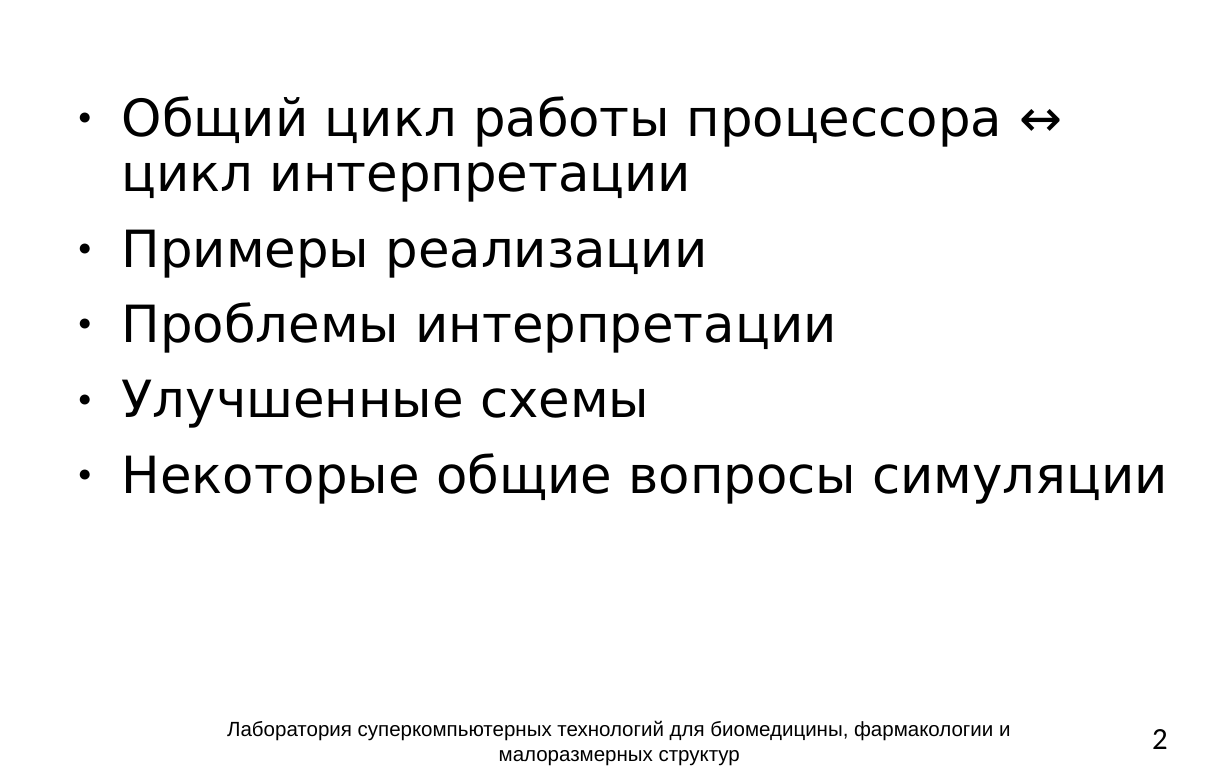
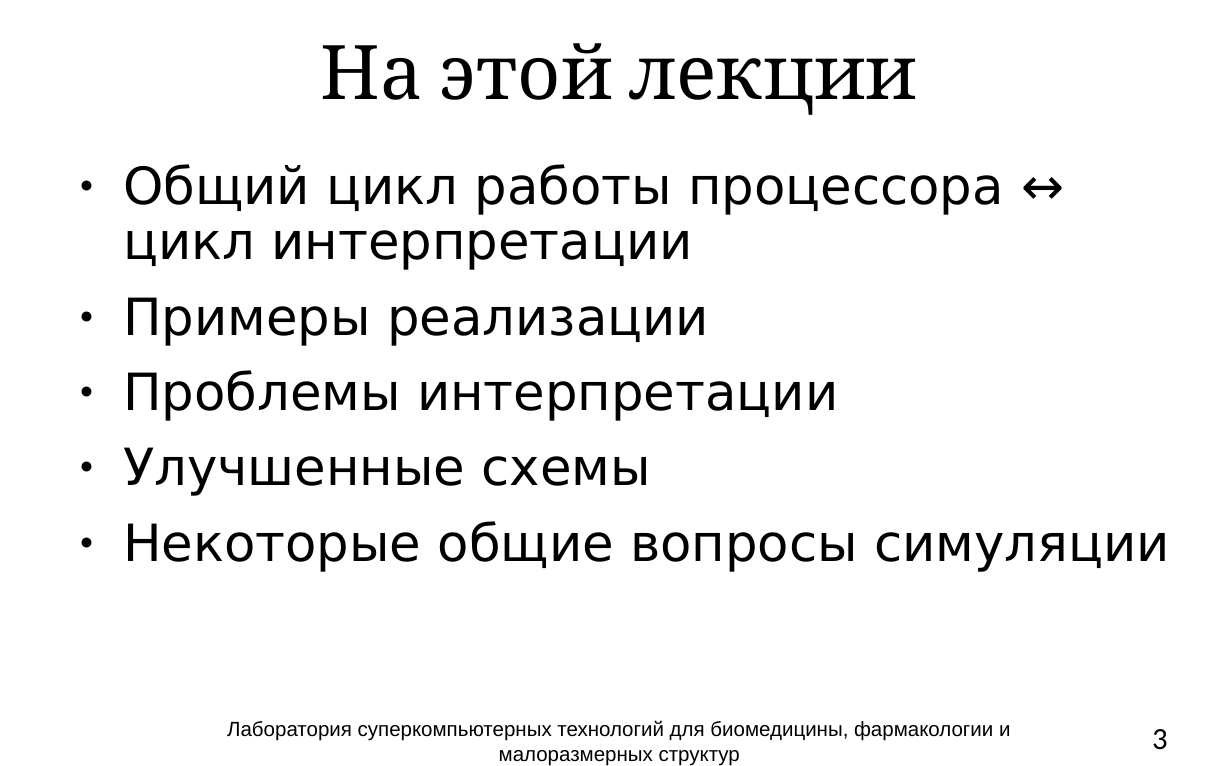
Before and after one commit to atakua/simlectures-archive, a slide deck: slide 3 of lecture03-cpu-interpretation/lecture03-cpu-interpretation.pptx (slide 2 before the commit). Drawn at 1232x766 pixels with LibreOffice and Linux fonts; fonts in the diff are those of the drawing; background and template pictures are left out. Boxes give left, top, right and bottom in pixels: in the first picture for what was removed or moved away, otherwise in the second. Text is boxed around its words. In the diff, an @@ line names an element or a change of style, - is before the commit and + after.

```diff
--- a/lecture03-cpu-interpretation/lecture03-cpu-interpretation.pptx
+++ b/lecture03-cpu-interpretation/lecture03-cpu-interpretation.pptx
@@ title added at (321, 43, 917, 115), 44 pt, text #000000 @@
+На этой лекции
@@ text "Общий цикл работы процессора ↔ ...": place and size @@
-text "Общий цикл работы процессора ↔ ..." at (122, 96, 1168, 504)
+text "Общий цикл работы процессора ↔ ..." at (123, 164, 1170, 571)
@@ page number at (1152, 729, 1168, 750): text changed @@
-2
+3
```
Also in this commit, not shown: 12 other slides changed, 3 slides added, 4 slides removed.
